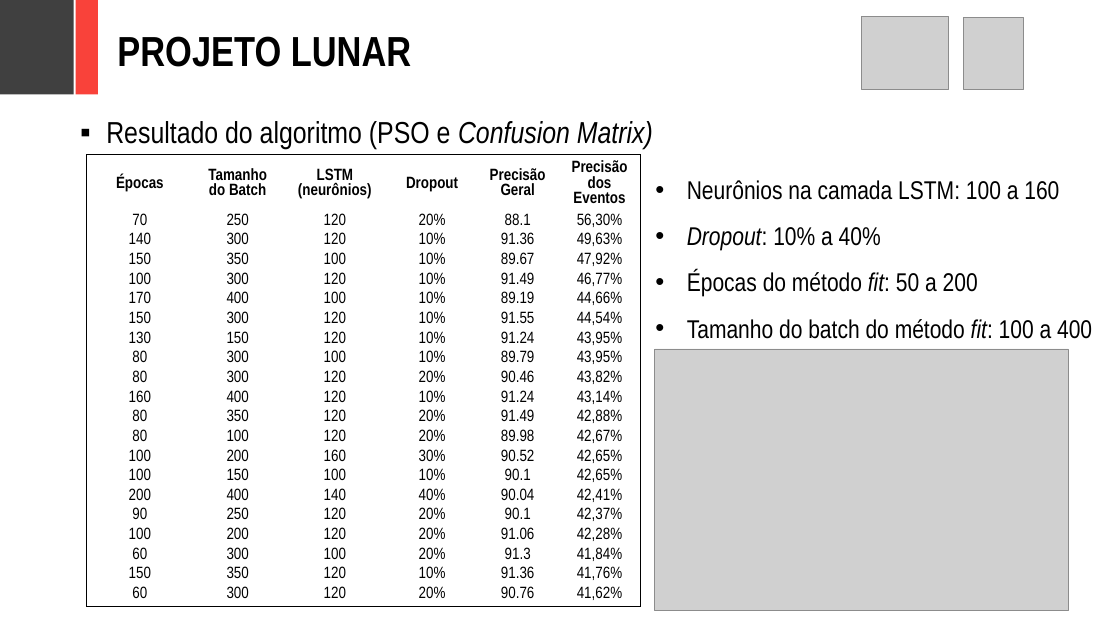
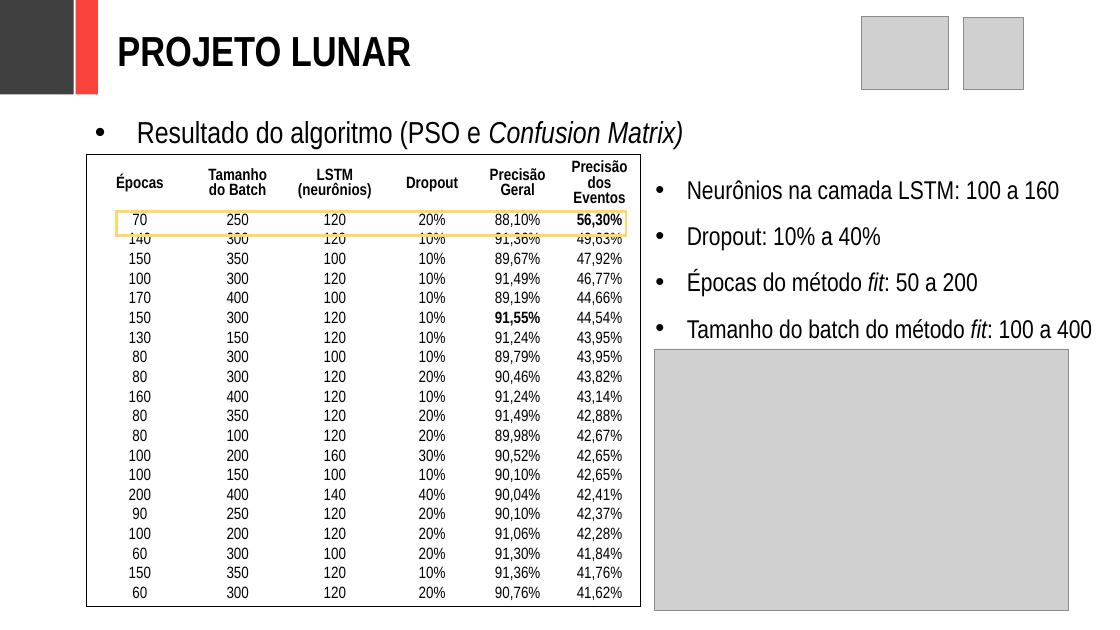
Before and after one commit to adornodev/TCC-Lunar, a slide deck: slide 22 of FinalCourseAssignment/Lunar.pptx (slide 25 before the commit). Drawn at 1120x630 pixels with LibreOffice and Linux fonts; fonts in the diff are those of the drawing; grey boxes stand for pictures. Boxes give left, top, right and bottom in pixels: in the first picture for what was removed or moved away, otherwise in the second. Text is boxed around its words. In the diff, an @@ line names an element or a change of style, - is before the commit and + after.

```diff
--- a/FinalCourseAssignment/Lunar.pptx
+++ b/FinalCourseAssignment/Lunar.pptx
@@ text "Resultado do algoritmo (PSO e ..." moved from (x1=106, y1=121, x2=653, y2=149) to (x1=137, y1=121, x2=684, y2=149) @@
@@ text "Resultado do algoritmo (PSO e ..." at (x1=137, y1=121, x2=684, y2=149): bullet ▪ to • @@
@@ table at (x1=87, y1=155, x2=639, y2=606) @@
-row 2, column 5: 88.1
+row 2, column 5: 88,10%
-row 3, column 5: 91.36
+row 3, column 5: 91,36%
-row 4, column 5: 89.67
+row 4, column 5: 89,67%
-row 5, column 5: 91.49
+row 5, column 5: 91,49%
-row 6, column 5: 89.19
+row 6, column 5: 89,19%
-row 7, column 5: 91.55
+row 7, column 5: 91,55%
-row 8, column 5: 91.24
+row 8, column 5: 91,24%
-row 9, column 5: 89.79
+row 9, column 5: 89,79%
-row 10, column 5: 90.46
+row 10, column 5: 90,46%
-row 11, column 5: 91.24
+row 11, column 5: 91,24%
-row 12, column 5: 91.49
+row 12, column 5: 91,49%
-row 13, column 5: 89.98
+row 13, column 5: 89,98%
-row 14, column 5: 90.52
+row 14, column 5: 90,52%
-row 15, column 5: 90.1
+row 15, column 5: 90,10%
-row 16, column 5: 90.04
+row 16, column 5: 90,04%
-row 17, column 5: 90.1
+row 17, column 5: 90,10%
-row 18, column 5: 91.06
+row 18, column 5: 91,06%
-row 19, column 5: 91.3
+row 19, column 5: 91,30%
-row 20, column 5: 91.36
+row 20, column 5: 91,36%
-row 21, column 5: 90.76
+row 21, column 5: 90,76%
@@ bold on in "56,30%" @@
@@ rectangle added at (x1=117, y1=212, x2=626, y2=235), outline #FFD966 2.25 pt @@
@@ text at (x1=687, y1=227, x2=881, y2=251): italic off in "Dropout:" @@
```
Also in this commit, not shown: 18 other slides changed, 1 slide added, 4 slides removed, 2 other files.
